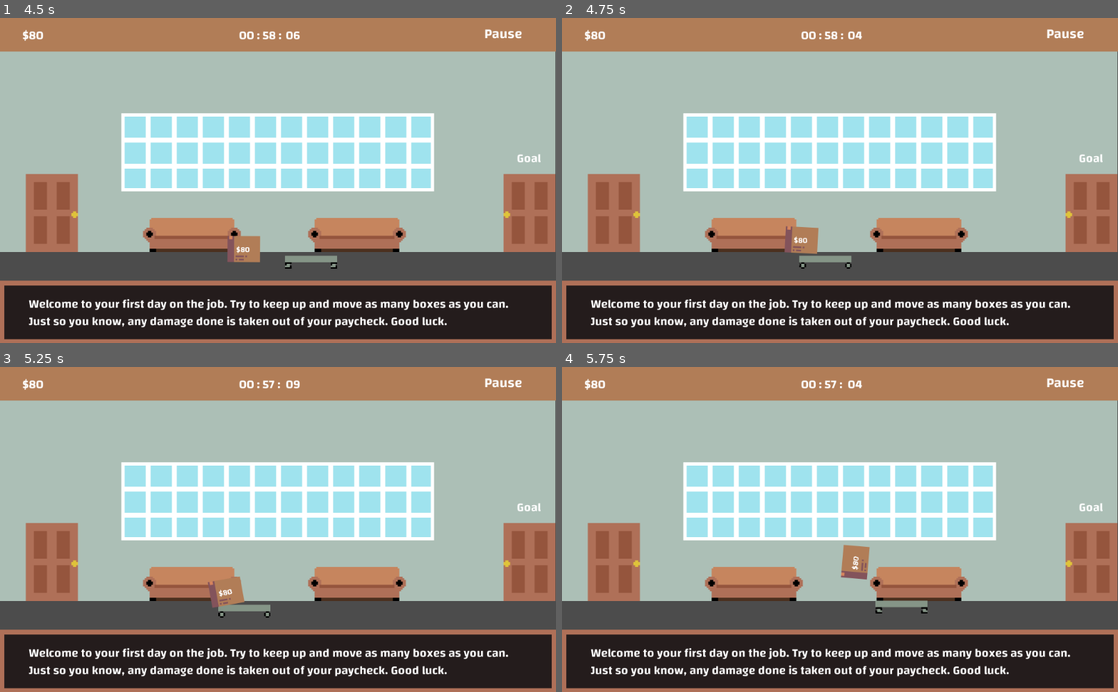
Above: before the commit, frames 1-4 (two rows, left to right).
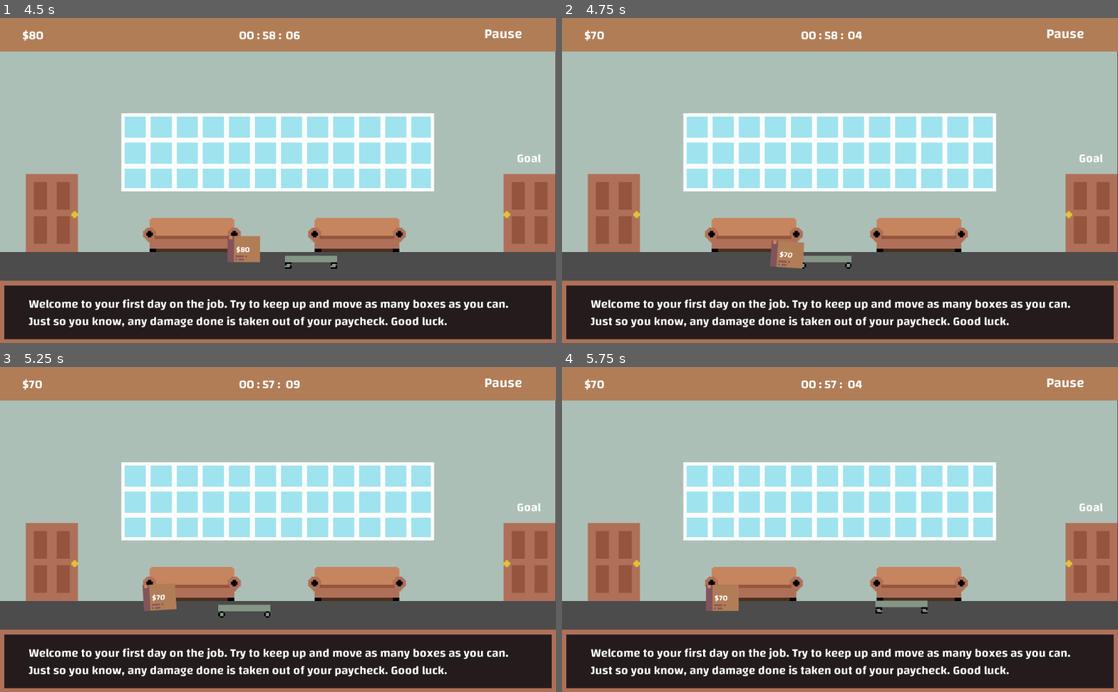
Above: after the commit, the same moments.

Repository: JMixson/moving-out-day
Game: Godot game, scene res://Scenes/Main_Menu.tscn
Two runs of this game, one before a commit and one after it. Both use one fixed random seed, a clock stepped at 60 frames per second and the inputs below.
Inputs:
- Up to frame 1 (4.5 s): click "Play" at 0.5 s; click "Pause" at 1.25 s; click "Restart Level" at 2 s; tap Enter at 2.75 s; hold Right (ui_right) 2.78-4.28 s; tap Up (ui_up) at 3.02, 3.77 s; hold Left (ui_left) from 4.28 s (still down)
- Up to frame 2 (4.75 s): keep holding Left (ui_left)
- Up to frame 3 (5.25 s): release Left (ui_left) at 5.03 s; hold Right (ui_right) from 5.03 s (still down)
- Up to frame 4 (5.75 s): keep holding Right (ui_right); tap Up (ui_up) at 5.27 s

Frame 1 is identical in both runs. In frame 2, 0.7% of the frame differs, in the area x 5-47%, y 4-78%; in frame 3, 0.7%; in frame 4, 0.9%, in the area x 5-56%, y 4-76%.
Error before the commit: Invalid set index 'text' (on base: 'null instance') with value of type 'String'. (res://Scripts/Level.gd:24)
Error after the commit: Invalid set index 'text' (on base: 'null instance') with value of type 'String'. (res://Scripts/Level.gd:27)

Commit message:
Edit dialog text

Diff:
--- a/Scripts/Level.gd
+++ b/Scripts/Level.gd
@@ -14,6 +14,9 @@
 	if (Global.box_num == 0):
 		$Menus/Ending.visible = true
 
+	if (Global.level_num > 1):
+		$Dialog_Panel/Dialog_Label.text = "Boxes Left: " + str(Global.box_num)
+
 func spawn_boxes(num):
 	for i in range(num):
 		var b = box.instance()
@@ -27,6 +30,7 @@
 	if (body.get_name() == "RigidBody2D"):
 		body.queue_free()
 		Global.box_num -= 1
+		$Dialog_Panel/Dialog_Label.text = "Boxes Left: " + str(Global.box_num)
 		print("Boxes: " + str(Global.box_num))
 
 func _on_Pause_Btn_pressed():
